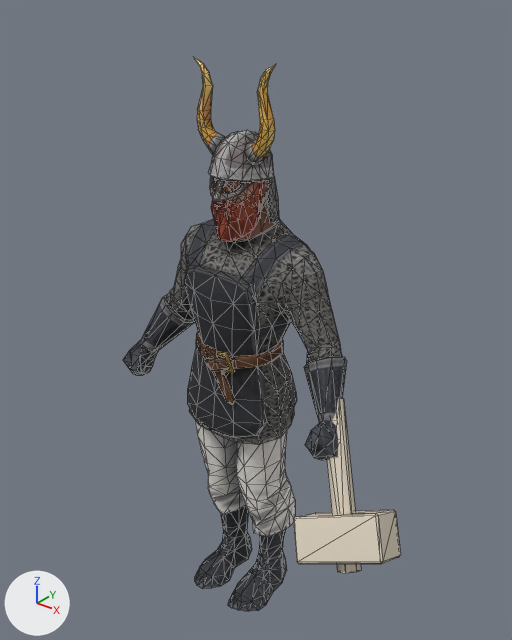
The glTF model public/assets/unit-models/123-heroofragnarok.glb: old version first, new version second.
Camera for both pictures: a camera (50 mm lens) standing at (1.76, -2.09, 2.8) and looking at (0.11, -0.03, 1.52). Arrows for +X, +Y and +Z are at lower left; the lights stay in place. The picture after the commit comes second. Mesh edges are drawn as thin lines. Vertices at exactly the same position are counted once.
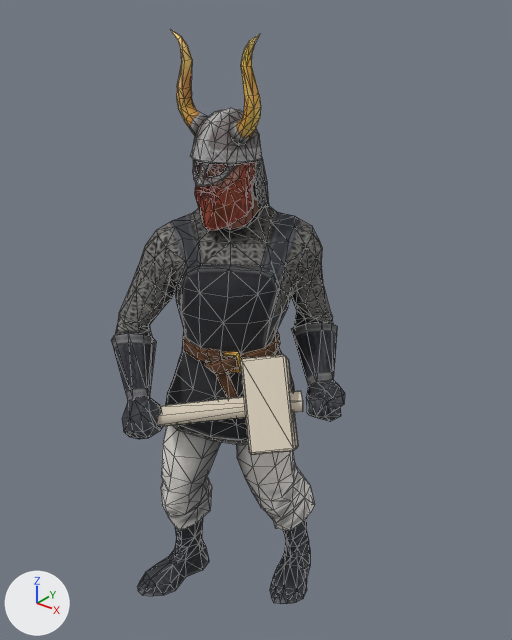
Patch to the scene script:
```diff
--- a/public/assets/unit-models/123-heroofragnarok.glb.py
+++ b/public/assets/unit-models/123-heroofragnarok.glb.py
@@ me_mesh_0 @@
 # used by ob_mesh_0; location = (0.0, 0.0, 0.0)
-me_mesh_0.from_pydata(...)  # 1176 vertices, 2241 faces; spans x -0.62..0.92, y -0.41..0.24, z 0.0..2.52
+me_mesh_0.from_pydata(...)  # 1176 vertices, 2241 faces; spans x -0.39..0.53, y -0.58..0.34, z 0.0..2.62
+# me_mesh_0 part 1: the loose piece of 223 vertices spanning x -0.2..0.2, y -0.15..0.19, z 1.89..2.52 is multiplied about its middle by the matrix ((1.05, -0.019, -0.006), (0.019, 1.049, -0.03), (0.006, 0.03, 1.05)), then moved by (-0.02, -0.07, 0.09)
+# me_mesh_0 part 2: the loose piece of 50 vertices spanning x -0.05..0.11, y -0.19..-0.14, z 1.18..1.4 is multiplied about its middle by the matrix ((0.96, -0.389, 0.092), (0.387, 0.965, 0.029), (-0.096, 0.007, 1.035)), then moved by (0.06, -0.05, 0.04)
+# me_mesh_0 part 3: the loose piece of 20 vertices spanning x 0.0..0.11, y -0.18..-0.15, z 1.3..1.41 is multiplied about its middle by the matrix ((0.966, -0.408, 0.046), (0.405, 0.966, 0.069), (-0.069, -0.046, 1.047)), then moved by (0.07, -0.04, 0.04)
+# me_mesh_0 part 4: the loose piece of 12 vertices spanning x 0.46..0.82, y -0.34..0.0, z 0.75..1.31 is multiplied about its middle by the matrix ((-0.032, -0.856, -0.607), (0.625, 0.472, -0.699), (0.843, -0.383, 0.496)), then moved by (-0.53, -0.11, 0.18)
+# me_mesh_0 part 5: the loose piece of 24 vertices spanning x 0.53..0.92, y -0.41..-0.11, z 0.7..1.05 is multiplied about its middle by the matrix ((-0.032, -0.856, -0.607), (0.625, 0.472, -0.699), (0.843, -0.383, 0.496)), then moved by (-0.45, 0.1, 0.36)
+# me_mesh_0 part 6: 847 of 1176 vertices moved; they spanned x -0.62..0.62, y -0.23..0.24, z 0.0..2.19 and now span x -0.39..0.53, y -0.58..0.34, z 0.0..2.27; mean shift (-0.01, -0.08, 0.04); largest move (-0.62, -0.13, 1.11) -> (-0.04, -0.55, 1.18)
 me_mesh_0.materials.append(mat_material_0)
```

Location of each change, (x1, y1, x2, y2) in pixels of the pictures (512 x 640 px; the box of a moved part takes in the faces that stretch with it):
'Mesh_0', reshaped (16% narrower)
    before: (123, 58, 401, 611)
    after: (111, 29, 345, 604)
part 1 of me_mesh_0, moved or reshaped
    before: (195, 58, 280, 223)
    after: (170, 29, 269, 209)
part 2 of me_mesh_0, moved or reshaped
    before: (205, 345, 236, 405)
    after: (205, 348, 245, 399)
part 3 of me_mesh_0, moved or reshaped
    before: (216, 351, 234, 373)
    after: (221, 351, 241, 373)
part 4 of me_mesh_0, moved or reshaped
    before: (327, 398, 361, 573)
    after: (157, 391, 303, 426)
part 5 of me_mesh_0, moved or reshaped
    before: (293, 510, 401, 564)
    after: (240, 354, 298, 455)
part 6 of me_mesh_0, moved or reshaped
    before: (123, 178, 347, 611)
    after: (111, 161, 345, 604)
